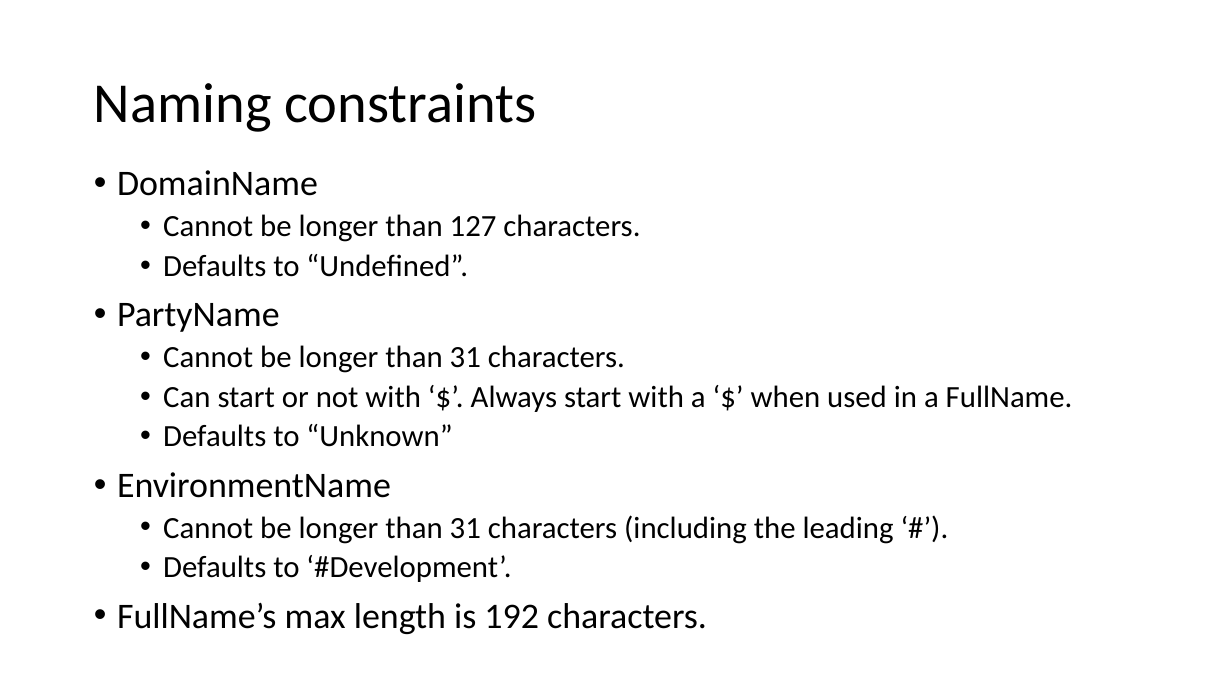
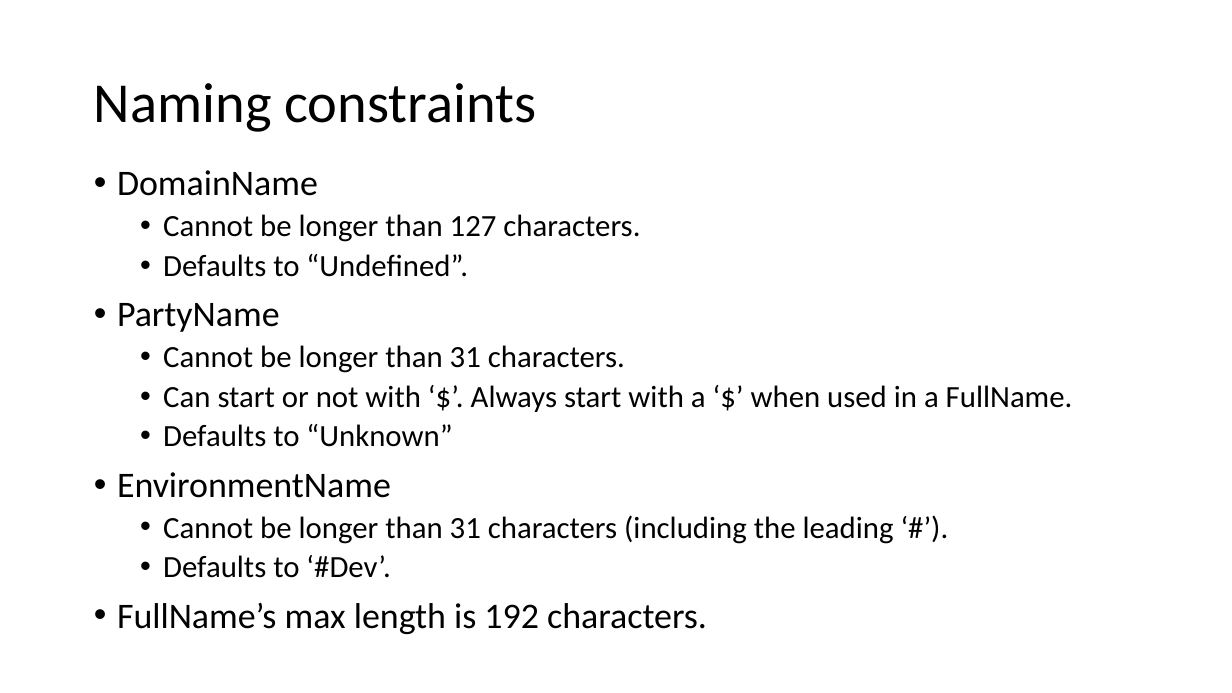
Before and after one commit to signature-opensource/CK-AppIdentity, a slide deck: slide 6 of Doc/CK-AppIdentity.pptx. Drawn at 1232x693 pixels with LibreOffice and Linux fonts; fonts in the diff are those of the drawing. Boxes give left, top, right and bottom in pixels: in the first picture for what was removed or moved away, otherwise in the second. Text is boxed around its words. In the diff, an @@ line names an element or a change of style, - is before the commit and + after.

```diff
--- a/Doc/CK-AppIdentity.pptx
+++ b/Doc/CK-AppIdentity.pptx
@@ text at (x1=163, y1=555, x2=390, y2=578): text changed @@
-  • Defaults to ‘#Development’.
+  • Defaults to ‘#Dev’.
```
Also in this commit, not shown: 3 other slides changed, 13 other files.
